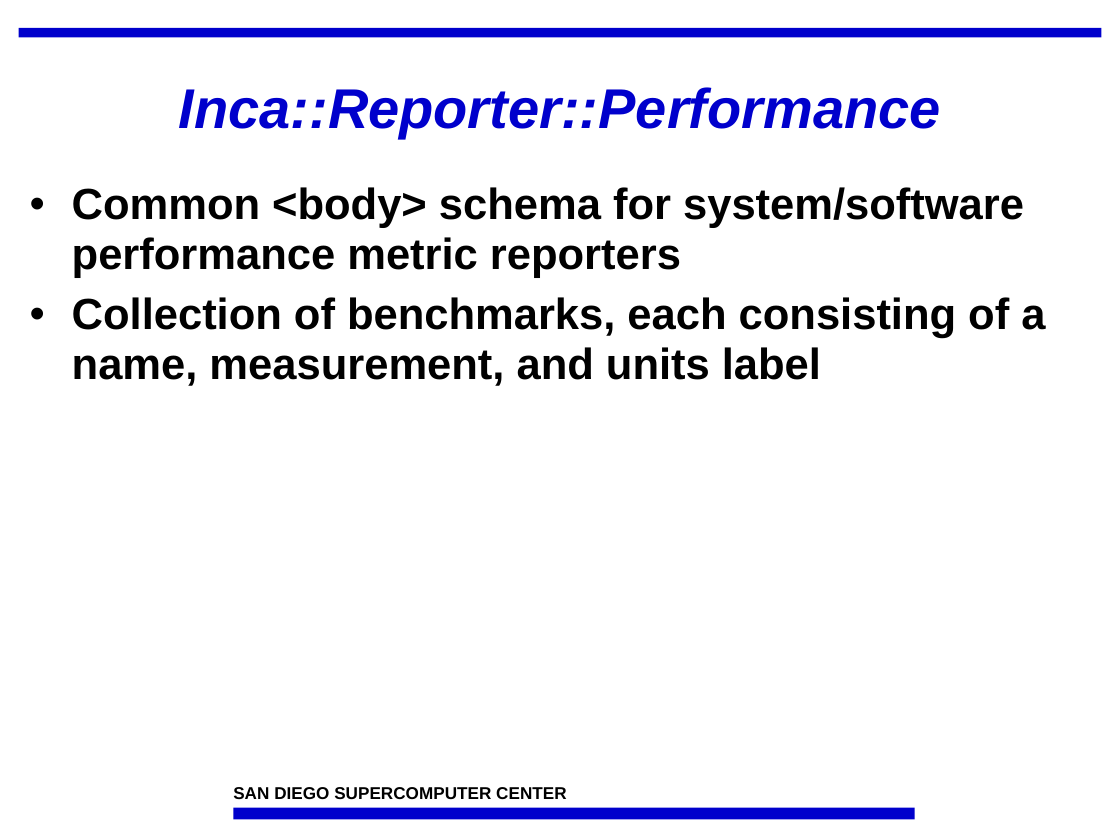
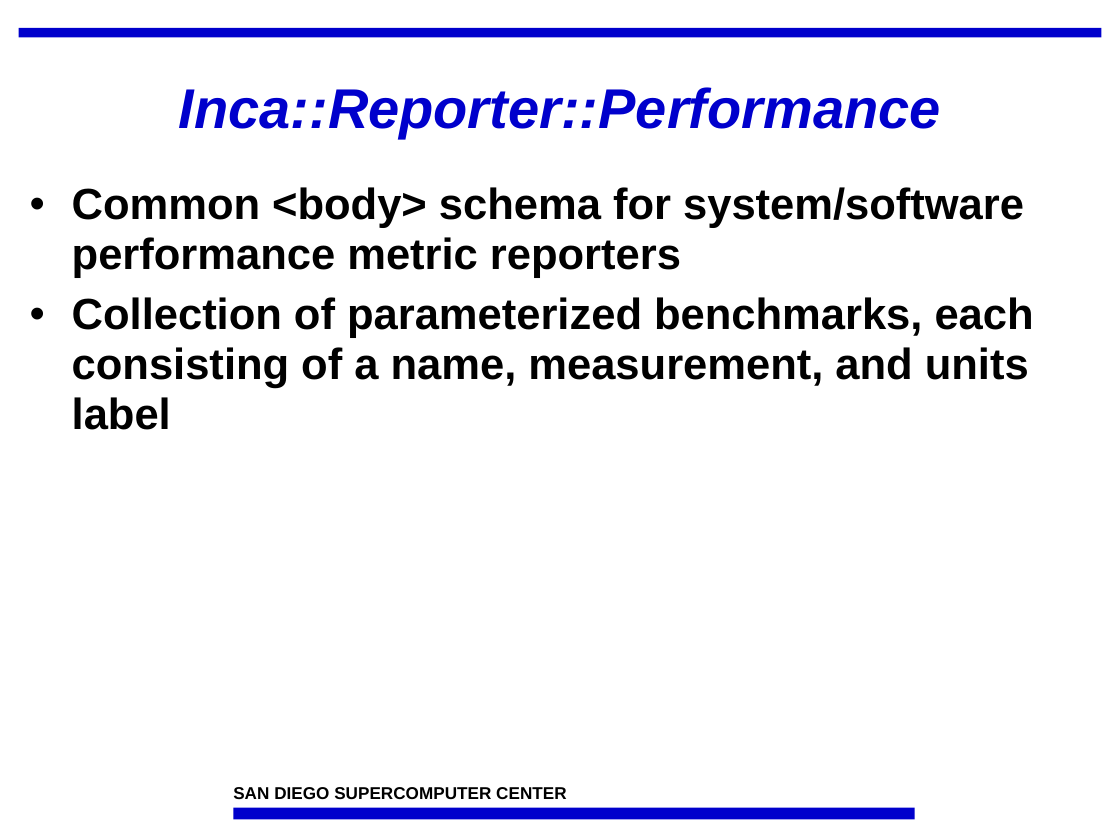
Before and after one commit to IncaProject/inca-xsede, a slide deck: slide 16 of talks/incaReporters.ppt (slide 12 before the commit). Drawn at 1120x840 pixels with LibreOffice and Linux fonts; fonts in the diff are those of the drawing; background and template pictures are left out. Boxes give left, top, right and bottom in pixels: in the first picture for what was removed or moved away, otherwise in the second. Text is boxed around its words. In the diff, an @@ line names an element or a change of style, - is before the commit and + after.

```diff
--- a/talks/incaReporters.ppt
+++ b/talks/incaReporters.ppt
@@ text at (72, 297, 1034, 430): text changed @@
-• Collection of benchmarks, each consisting of a name, measurement, and units label
+• Collection of parameterized benchmarks, each consisting of a name, measurement, and units label
```
Also in this commit, not shown: 2 other slides changed, 5 slides added.
